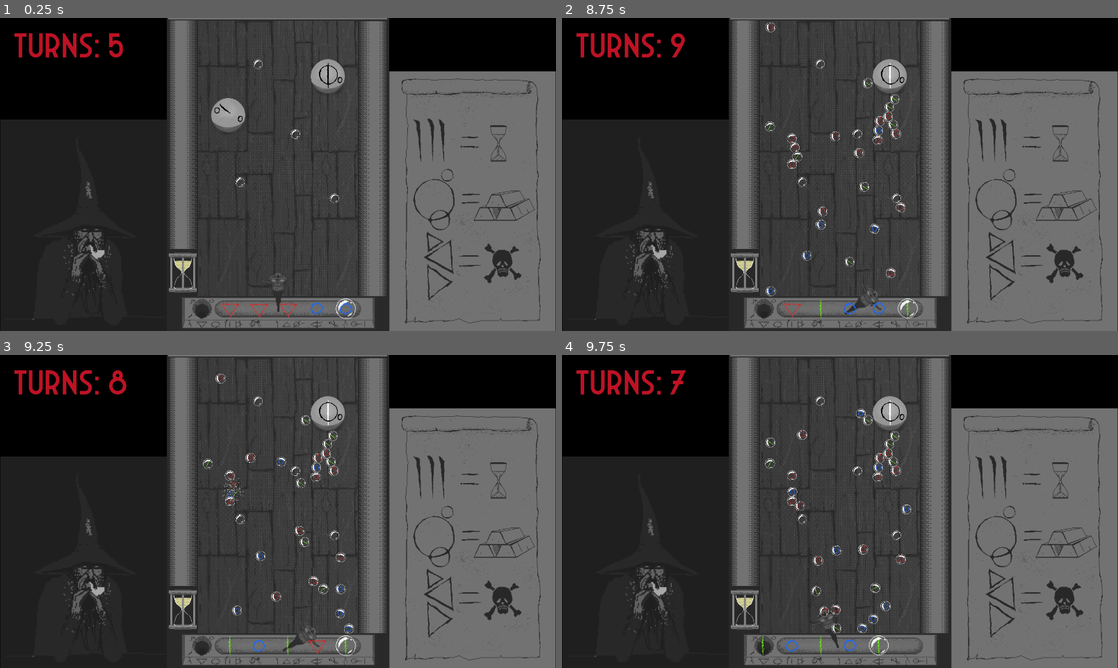
Above: before the commit, frames 1-4 (two rows, left to right).
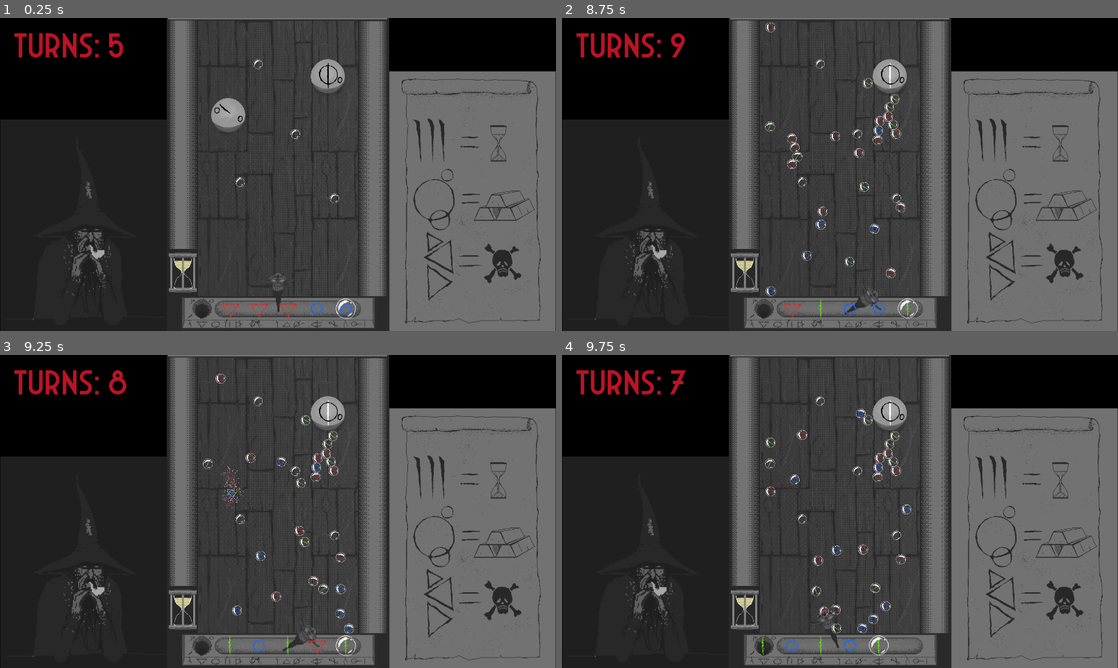
Above: after the commit, the same moments.

Repository: colton-o/bubblemancer
Game: Godot game, scene res://Levels/Stage_1.tscn
Two runs of this game, one before a commit and one after it. Both use one fixed random seed, a clock stepped at 60 frames per second and the inputs below.
Inputs (mouse positions are in pixels of both pictures, inside the frame that each line leads up to):
- Up to frame 1 (0.25 s): no input
- Up to frame 2 (8.75 s): move the mouse to (962, 158) at 0.52 s; click (962, 158) at 0.6 s; move the mouse to (728, 190) at 1.27 s; click (728, 190) at 1.35 s; move the mouse to (895, 105) at 2.02 s; click (895, 105) at 2.1 s; move the mouse to (812, 237) at 2.77 s; click (812, 237) at 2.85 s; move the mouse to (1006, 221) at 3.52 s; click (1006, 221) at 3.6 s; move the mouse to (673, 127) at 4.27 s; click (673, 127) at 4.35 s; move the mouse to (867, 174) at 5.02 s; click (867, 174) at 5.1 s; move the mouse to (756, 96) at 5.77 s; click (756, 96) at 5.85 s; move the mouse to (962, 158) at 6.52 s; click (962, 158) at 6.6 s; move the mouse to (728, 190) at 7.27 s; click (728, 190) at 7.35 s; move the mouse to (895, 105) at 8.02 s; click (895, 105) at 8.1 s
- Up to frame 3 (9.25 s): move the mouse to (250, 574) at 8.77 s; click (250, 574) at 8.85 s
- Up to frame 4 (9.75 s): move the mouse to (1006, 558) at 9.52 s; click (1006, 558) at 9.6 s

Frames 1-2 are identical in both runs. In frame 3, less than 0.1% of the frame differs, in the area x 39-43%, y 35-50%; in frame 4, 0.1%, in the area x 36-44%, y 36-50%.

Commit message:
connection checks

Diff:
--- a/Scripts/orb.gd
+++ b/Scripts/orb.gd
@@ -122,7 +122,7 @@
 				return collectedOrbs
 			else:
 				for orb in currentOrb.connectedOrbs:
-					if orb == null: break
+					if orb == null: continue
 					var num = newCollectedOrbs.count(orb)
 					if(num == 0):
 						return _testFormula(orb, newCollectedOrbs, newFormula)
@@ -131,8 +131,20 @@
 func _completeFormula(orbsUsed) -> void:
 
 	for orb in orbsUsed:
-		if orb == null: break
+		if orb == null: continue
 		orb._pop()
+
+func _connectedToSeal(testedOrbs : Array) -> bool:
+	if connectedSeal != null:
+		return true
+	else:
+		for orb in connectedOrbs:
+			if orb == null: continue
+			if testedOrbs.count(orb) == 0:
+				testedOrbs.append(self)
+				if orb._connectedToSeal(testedOrbs): return true
+		_pop()
+		return false
 
 func _pop() -> void:
 	#play_sfx(pop_sfx[randi()%3])
@@ -142,8 +154,9 @@
 			connectedSeal.connectedOrbs.erase(self)
 			connectedSeal._testSeal()
 	for orb in connectedOrbs:
-		if orb == null: break
+		if orb == null: continue
 		orb.connectedOrbs.erase(self)
+		orb._connectedToSeal(Array([], TYPE_OBJECT, "Node", Orb))
 	$BubbleSprite.play("pop")
 	await get_tree().create_timer(.5).timeout
 	queue_free()
--- a/Scripts/seal.gd
+++ b/Scripts/seal.gd
@@ -56,7 +56,7 @@
 		foundOrb = false;
 		found = false
 		for orb in orbsToTest:
-			if orb == null: break
+			if orb == null: continue
 			if orb.runeID == requiredRunes[i]:
 				print("match")
 				foundOrb = orb
@@ -76,14 +76,12 @@
 		_breakSeal()
 	pass
 
+
 func _breakSeal() -> void:
 	print("Seal Broken")
 	$"../PowerUps".extra_turn(5)
 	$"..".current_score += 1
 	$AnimatedSprite2D.play("death")
 	for orb in connectedOrbs:
-		for orb2 in orb.connectedOrbs:
-			if orb2 == null: break
-			orb2._pop()
-		if orb == null: break
+		if orb == null: pass
 		orb._pop()
